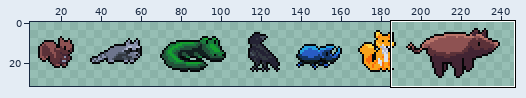
Two states of a pixel-art file, Nature/Animals.aseprite. Above: a wide view before the commit, with the close-up outlined.
Close-up. Before:
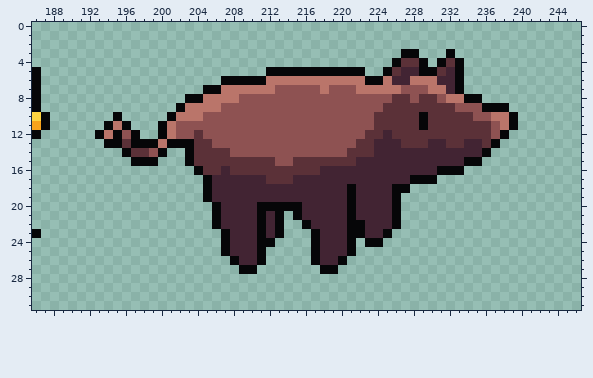
512x32 pixels, 1 frame. Shown: x 186..246, y 0..31. The wide view leaves out empty margins.
After the commit:
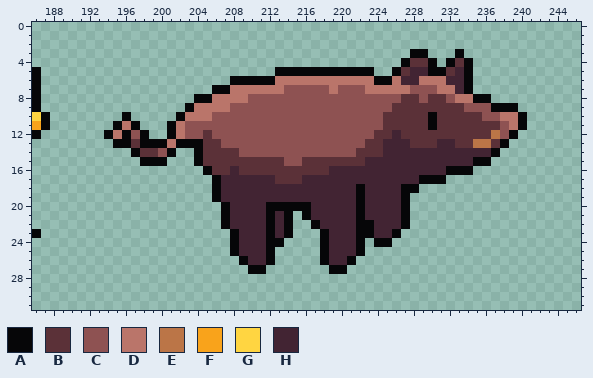
Palette (. is transparent): A #060608  B #5b3138  C #8e5252  D #ba756a  E #bb7547  F #f9a31b  G #ffd541  H #422433
Edits made:
Layer "Boar":
y 3: x 227 A -> .; x 229 . -> A; x 232..233 A. -> .A
y 4: x 226..227 AB -> .A; x 229..234 A.ABA. -> BA.ABA
y 5: x 212 A -> .; x 223 . -> A; x 225..227 ABH -> .AB; x 229 A -> H; x 231..234 BHA. -> ABHA
y 6: x 207 A -> .; x 212 D -> A; x 223 A -> D; x 225..226 DH -> AD; x 228 D -> H; x 231 H -> D; x 233..234 A. -> HA
y 7: x 205 A -> .; x 207 D -> A; x 213 C -> D; x 218..219 DC -> CD; x 222 D -> C; x 227 C -> D; x 230 D -> C; x 232..234 HA. -> DHA
y 8: x 203 A -> .; x 205 D -> A; x 209 C -> D; x 226 B -> C; x 228..229 CB -> BC; x 231..232 CD -> BC; x 234 A -> D; x 236 . -> A
y 9: x 202..203 AD -> .A; x 207 C -> D; x 225 B -> C; x 233 C -> B; x 236 A -> C; x 239 . -> A
y 10: x 195..196 A. -> .A; x 201..202 AD -> .A; x 205 C -> D; x 224 B -> C; x 229..230 AB -> BA; x 235 C -> B; x 237 D -> C; x 239..240 A. -> DA
y 11: x 194..197 ADA. -> .ADA; x 200..202 ADC -> .AD; x 224 B -> C; x 229..230 AB -> BA; x 237..240 CDA. -> BCDA
y 12: x 193..198 ADACA. -> .ADACA; x 200..202 ADC -> .AD; x 204..205 BC -> CB; x 223 B -> C; x 225..226 HB -> BH; x 237..239 CA. -> ECA
y 13: x 194 A -> .; x 196..197 BA -> AB; x 200..201 DA -> AD; x 204 B -> A; x 206 C -> B; x 222 B -> C; x 224 H -> B; x 227 B -> H; x 230 H -> B; x 232 B -> H; x 234..238 HHBA. -> BEEBA
y 14: x 196..197 AB -> .A; x 199..201 CA. -> BCA; x 203..204 AB -> .A; x 208 C -> B; x 221 B -> C; x 224 H -> B; x 236..237 A. -> HA
y 15: x 197 A -> .; x 200 . -> A; x 203..204 AB -> .A; x 213 C -> B; x 215 B -> C; x 222 H -> B; x 234 A -> H; x 236 . -> A
y 16: x 204..205 AB -> .A; x 207..208 HB -> BH; x 218 H -> B; x 231 A -> H; x 234 . -> A
y 17: x 205..206 AH -> .A; x 212 B -> H; x 215 H -> B; x 228 A -> H; x 231 . -> A
y 18: x 205..206 AH -> .A; x 221..222 AH -> HA; x 226 A -> H; x 228 . -> A
y 19: x 205..206 AH -> .A; x 221..222 AH -> HA; x 226..227 A. -> HA
y 20: x 206..207 AH -> .A; x 211 A -> H; x 216 H -> A; x 221..222 AH -> HA; x 226..227 A. -> HA
y 21: x 206..207 AH -> .A; x 211..216 AHA.AH -> HAHA.A; x 221..222 AH -> HA; x 226..227 A. -> HA
y 22: x 206..207 AH -> .A; x 211..214 AHA. -> HAHA; x 216..217 AH -> .A; x 221 A -> H; x 223 H -> A; x 226..227 A. -> HA
y 23: x 207..208 AH -> .A; x 211..214 AHA. -> HAHA; x 217..218 AH -> .A; x 221 A -> H; x 223 H -> A; x 225..226 A. -> HA
y 24: x 207..208 AH -> .A; x 211 A -> H; x 213 . -> A; x 217..218 AH -> .A; x 221..223 A.A -> HA.; x 225 . -> A
y 25: x 207..208 AH -> .A; x 211..212 A. -> HA; x 217..218 AH -> .A; x 221..222 A. -> HA
y 26: x 208..209 AH -> .A; x 211..212 A. -> HA; x 217..218 AH -> .A; x 220..221 A. -> HA
y 27: x 209 A -> .; x 211 . -> A; x 218 A -> .; x 220 . -> A
Pixel boxes of the changes (left, top, right, bottom) in both close-ups:
changed: (95, 49, 527, 274)
